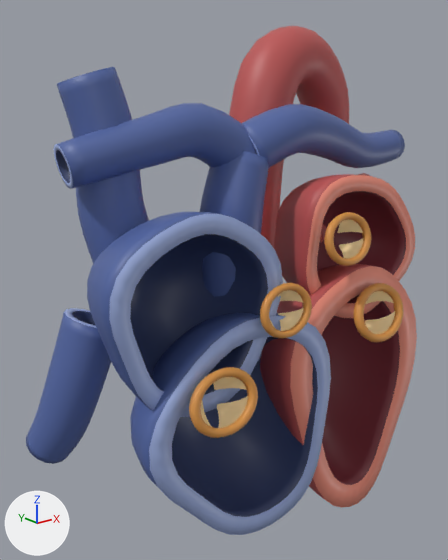
One commit to the glTF model assets/anatomy/cardiovascular/heart-cutaway.glb: the scene before it, then after it.
Before and after are seen from a 50 mm lens placed at (-0.1369, -0.147, 0.154), pointed at (-0.0086, 0.0134, 0.0898). The axes (+X, +Y, +Z) are drawn at lower left. The lights are the same throughout. The older version comes first. Vertices at exactly the same position are counted once.

Names of what the first picture shows: 'aorta', 'aortic_valve', 'inferior_vena_cava', 'left_atrium', 'left_pulmonary_artery', 'left_ventricle', 'mitral_valve', 'pulmonary_trunk', 'pulmonary_valve', 'right_atrium', 'right_pulmonary_artery', 'right_ventricle', 'superior_vena_cava', 'tricuspid_valve' and 1 more.
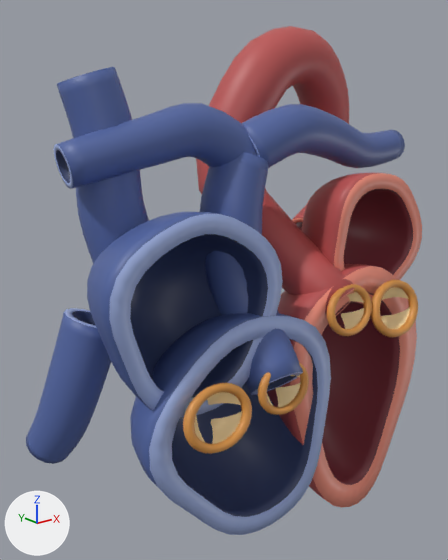
What the commit changed:
me_aorta_geometry is used by ob_aorta; location (0.0, 0.0, 0.0).
me_aorta_geometry had 672 vertices, 1344 faces and spanned x 0.0022..0.0722, y 0.0133..0.0439, z 0.0819..0.1752.
me_aorta_geometry now has 672 vertices, 1344 faces and spans x -0.0051..0.0722, y -0.0246..0.0451, z 0.0773..0.1751.
me_aorta_geometry part 1: 526 of 672 vertices moved; they spanned x 0.0022..0.0681, y 0.0133..0.0438, z 0.0819..0.1752 and now span x -0.0051..0.0681, y -0.0246..0.0451, z 0.0773..0.1751; mean shift (-0.0026, -0.0041, -0.0008); largest move (0.012, 0.0331, 0.082) -> (0.0158, -0.0149, 0.0778).
me_aortic_valve_geometry is used by ob_aortic_valve; location (0.0, 0.0, 0.0).
me_aortic_valve_geometry had 322 vertices, 572 faces and spanned x 0.0021..0.0228, y -0.0257..-0.017, z 0.0998..0.1162.
me_aortic_valve_geometry now has 322 vertices, 572 faces and spans x 0.0034..0.0241, y -0.027..-0.0183, z 0.0762..0.0926.
me_aortic_valve_geometry part 2: the whole mesh is moved by (0.0013, -0.0013, -0.0236).
me_left_atrium_geometry is used by ob_left_atrium; location (0.0, 0.0, 0.0).
me_left_atrium_geometry had 866 vertices, 1728 faces and spanned x 0.0002..0.057, y -0.0185..0.0151, z 0.0775..0.127.
me_left_atrium_geometry now has 866 vertices, 1728 faces and spans x 0.014..0.062, y -0.0177..0.0138, z 0.0802..0.1264.
me_left_atrium_geometry part 3: 866 of 866 vertices moved; they spanned x 0.0002..0.057, y -0.0185..0.0151, z 0.0775..0.127 and now span x 0.014..0.062, y -0.0177..0.0138, z 0.0802..0.1264; mean shift (0.0099, -0.0004, 0.0013).
me_mitral_valve_geometry is used by ob_mitral_valve; location (0.0, 0.0, 0.0).
me_mitral_valve_geometry had 300 vertices, 552 faces and spanned x 0.0149..0.0393, y -0.0298..-0.0189, z 0.0714..0.0904.
me_mitral_valve_geometry now has 300 vertices, 552 faces and spans x 0.0235..0.0479, y -0.0298..-0.0189, z 0.071..0.09.
me_mitral_valve_geometry part 4: the whole mesh is moved by (0.0086, 0.0, -0.0004).
me_pulmonary_trunk_geometry is used by ob_pulmonary_trunk; location (0.0, 0.0, 0.0).
me_pulmonary_trunk_geometry had 416 vertices, 832 faces and spanned x -0.0273..-0.0035, y -0.0103..0.0107, z 0.0657..0.1363.
me_pulmonary_trunk_geometry now has 416 vertices, 832 faces and spans x -0.0272..-0.0035, y -0.0304..0.0097, z 0.0622..0.1362.
me_pulmonary_trunk_geometry part 5: 412 of 416 vertices moved; they spanned x -0.0273..-0.004, y -0.0103..0.0107, z 0.0657..0.1363 and now span x -0.0272..-0.0041, y -0.0304..0.0097, z 0.0622..0.1361; mean shift (-0.0008, -0.0064, 0.0002); largest move (-0.0137, 0.009, 0.0663) -> (-0.0186, -0.0177, 0.0622).
me_pulmonary_valve_geometry is used by ob_pulmonary_valve; location (0.0, 0.0, 0.0).
me_pulmonary_valve_geometry had 322 vertices, 572 faces and spanned x -0.0251..-0.005, y -0.0265..-0.0185, z 0.0828..0.0989.
me_pulmonary_valve_geometry now has 322 vertices, 572 faces and spans x -0.0281..-0.008, y -0.0295..-0.0216, z 0.06..0.0761.
me_pulmonary_valve_geometry part 6: the whole mesh is moved by (-0.003, -0.003, -0.0228).
me_tricuspid_valve_geometry is used by ob_tricuspid_valve; location (0.0, 0.0, 0.0).
me_tricuspid_valve_geometry had 322 vertices, 572 faces and spanned x -0.0521..-0.0287, y -0.0301..-0.0202, z 0.0612..0.0796.
me_tricuspid_valve_geometry now has 322 vertices, 572 faces and spans x -0.0543..-0.0308, y -0.0301..-0.0202, z 0.0571..0.0755.
me_tricuspid_valve_geometry part 7: the whole mesh is moved by (-0.0022, 0.0, -0.0041).

Boxes (x1, y1, x2, y2) around the edits, measured in the pictures (448 x 560 px):
'aorta', reshaped
    before: (229, 26, 349, 248)
    after: (196, 26, 355, 316)
'left_atrium', reshaped (14% narrower, 9% shorter)
    before: (274, 174, 415, 318)
    after: (301, 173, 422, 304)
'pulmonary_trunk', reshaped (50% wider, 15% taller)
    before: (200, 151, 269, 362)
    after: (199, 152, 303, 395)
'tricuspid_valve', moved
    before: (189, 367, 258, 438)
    after: (183, 383, 252, 454)
'aortic_valve', moved
    before: (324, 212, 371, 266)
    after: (327, 284, 372, 336)
'pulmonary_valve', moved
    before: (260, 283, 312, 338)
    after: (258, 362, 309, 415)
'mitral_valve', moved
    before: (353, 283, 404, 342)
    after: (371, 280, 418, 337)
